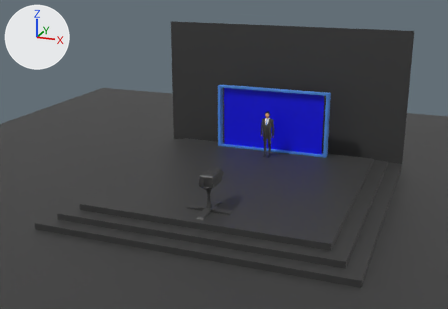
An edit to the Blender file Blender Project/weather-studio.blend, drawn before and after from the same camera.
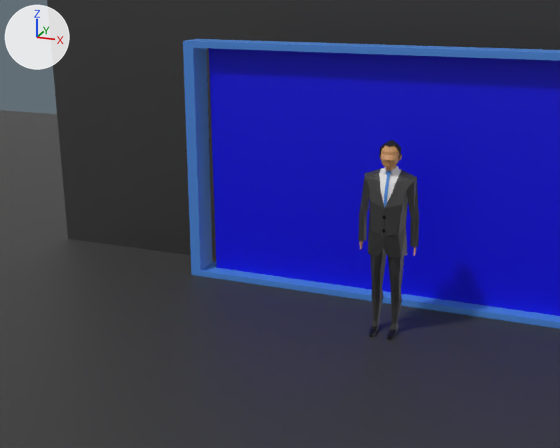
Each version appears first from a 50 mm camera at (6.77, -19.38, 8.05) aimed at (-1.44, 2.04, 0.73), and next in a close-up from a 50 mm camera at (1.5, -3.62, 3.72) aimed at (-0.87, 2.56, 1.61). Arrows for +X, +Y and +Z are at upper left; the lights stay in place.

In view in the first close-up: 'Big Screen Frame', 'Body', 'Floor', 'Hair', 'Head', 'Legs', 'Screen', 'Shirt', 'Tie'.
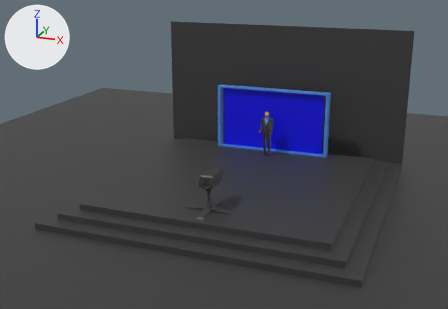
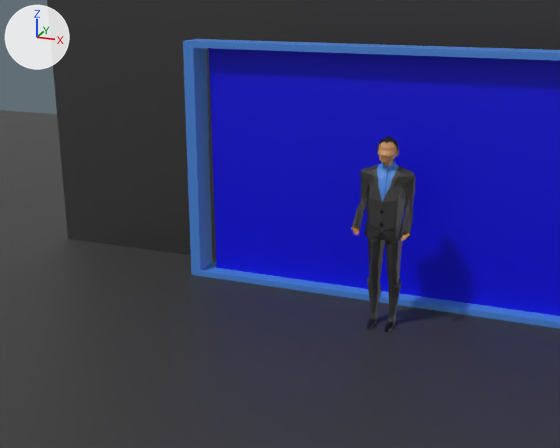
What changed in the scene script:
```text
Change me_cube_002:
    used by ob_body; location = (0.058, 2.805, 0.576); scale = (0.291, 0.291, 0.291)
    remove me_cube_002.from_pydata(...)  # 219 vertices, 138 faces; spans x -0.05..0.93, y -0.6..0.48, z 2.75..5.35
    add me_cube_002.from_pydata(...)  # 795 vertices, 656 faces, 1 loose edge; spans x -0.02..0.26, y -0.26..0.14, z 0.02..1.82
    me_cube_002 part 1: the loose piece of 91 vertices spanning x 0.0..0.93, y -0.59..0.48, z 2.75..5.35 is deleted
    me_cube_002 part 2: 731 vertices added at x -0.02..0.26, y -0.26..0.14, z 0.02..1.82
    add me_cube_002.materials.append(mat_skin_color)  # orange #d19b68
    add me_cube_002.materials.append(mat_tie_blue)  # blue #4d8ade
    add me_cube_002.materials.append(mat_shoe_black)  # black #000000
    add me_cube_002.materials.append(mat_hair_black)  # black #0f0f0f
Change ob_body:
    ob_body.scale: (0.291, 0.291, 0.291) -> (1.0, 1.0, 1.0)
    ob_body.location: (0.058, 2.805, 0.576) -> (-0.001, 2.956, 0.578)
Remove ob_tie:
    ob_tie = bpy.data.objects.new('Tie', me_cube_001)
    ob_tie.location = (0.058, 2.805, 0.49)
    ob_tie.scale = (0.291, 0.291, 0.291)
Remove ob_legs:
    ob_legs = bpy.data.objects.new('Legs', me_cylinder_001)
    ob_legs.location = (0.146, 2.805, 1.441)
    ob_legs.scale = (0.0705, 0.0705, 0.0705)
    _m = ob_legs.modifiers.new('Mirror', 'MIRROR')
    _m.mirror_object = ob_body
Remove ob_head:
    ob_head = bpy.data.objects.new('Head', me_cylinder_003)
    ob_head.location = (0.058, 2.805, 2.713)
    ob_head.scale = (0.0809, 0.0809, 0.0809)
    _m = ob_head.modifiers.new('Mirror', 'MIRROR')
    _m.use_clip = True
Change ob_ears:
    where _m = ob_ears.modifiers.new('Mirror', 'MIRROR')
    remove _m.mirror_object = ob_head
Remove ob_hair:
    ob_hair = bpy.data.objects.new('Hair', me_cylinder_004)
    ob_hair.location = (0.058, 2.801, 2.707)
    ob_hair.scale = (0.0809, 0.0809, 0.0809)
    _m = ob_hair.modifiers.new('Mirror', 'MIRROR')
    _m.use_clip = True
    _m = ob_hair.modifiers.new('Solidify', 'SOLIDIFY')
    _m.thickness = 0.1
Remove ob_shirt:
    ob_shirt = bpy.data.objects.new('Shirt', me_cube_003)
    ob_shirt.location = (0.058, 2.805, 0.576)
    ob_shirt.scale = (0.291, 0.291, 0.291)
    _m = ob_shirt.modifiers.new('Mirror', 'MIRROR')
    _m.use_clip = True
```

Boxes (x1, y1, x2, y2) around the edits, measured in the close-ups (560 x 448 px):
'Body', reshaped, moved, rescaled (6% wider, 116% taller)
    before: (358, 168, 419, 258)
    after: (351, 136, 416, 332)
'Legs', deleted (black)
    before: (369, 247, 404, 340)
    faces in mat_suit_grey (black #383838): (370, 247, 404, 330)
    faces in mat_shoe_black (black #000000): (369, 325, 398, 340)
'Shirt', deleted
    before: (379, 165, 401, 203)
'Head', deleted
    before: (381, 145, 400, 168)
'Hair', deleted
    before: (379, 140, 401, 159)
'Tie', deleted
    before: (384, 171, 391, 207)
'Ears', deleted
    before: (380, 154, 402, 161)
part 1 of me_cube_002, deleted (black)
    before: (358, 168, 419, 258)
part 2 of me_cube_002, added (black)
    after: (351, 136, 416, 332)
